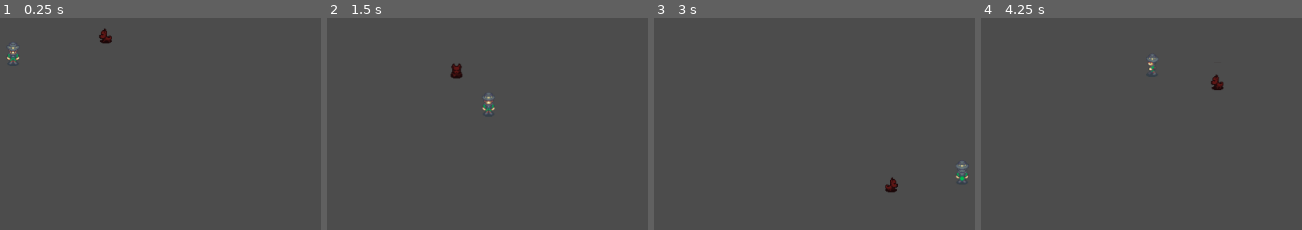
Above: before the commit, frames 1-4 (left to right).
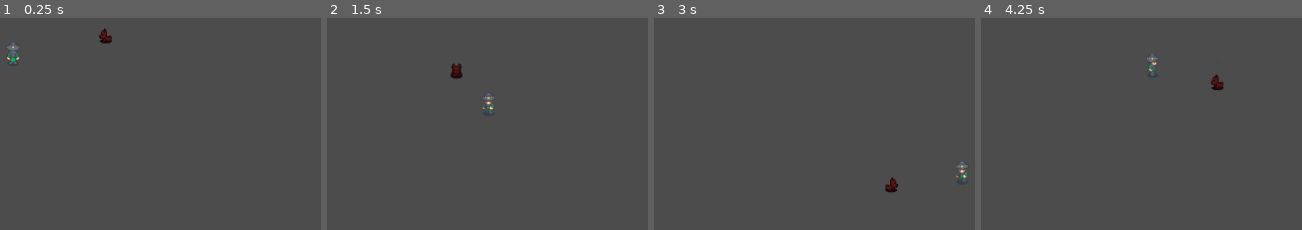
Above: after the commit, the same moments.

Repository: fleet3123/ggj2021
Game: Godot game, scene res://main.tscn
Same seed, same stepped clock (60 frames per second), same inputs: the game is played once before the commit and once after it.
Inputs (mouse positions are in pixels of both pictures, inside the frame that each line leads up to):
- Up to frame 1 (0.25 s): no input
- Up to frame 2 (1.5 s): tap Enter at 0.5 s; move the mouse to (outside the picture) at 0.52 s; hold D (move_right) 0.53-1.28 s; tap Space (interact) at 0.6, 1.25, 1.35 s; move the mouse to (471, 200) at 1.27 s; hold S (move_down) from 1.28 s (still down)
- Up to frame 3 (3 s): move the mouse to (outside the picture) at 2.02 s; release S (move_down) at 2.03 s; hold D (move_right) 2.03-2.78 s; tap Space (interact) at 2.1, 2.85 s; move the mouse to (outside the picture) at 2.77 s; hold W (move_up) from 2.78 s (still down)
- Up to frame 4 (4.25 s): move the mouse to (outside the picture) at 3.52 s; release W (move_up) at 3.53 s; hold A (move_left) from 3.53 s (still down); tap Space (interact) at 3.6 s

The runs differ from the first frame. In frame 1, less than 0.1% of the frame differs, in the area x 2-6%, y 13-21%; in frame 2, less than 0.1%; in frame 3, 0.1%, in the area x 94-99%, y 69-78%; in frame 4, 0.1%.

Commit message:
Player always facing towards the mouse

Diff:
--- a/Player.gd
+++ b/Player.gd
@@ -6,6 +6,8 @@
 var damage : int = 1
 
 var gold : int = 0
+
+var curr_lvl : int = 1
 var curr_xp : int = 0
 var xp_to_next_lvl : int = 50
 var xp_to_lvl_increas_rate : float = 1.2
@@ -15,69 +17,90 @@
 var vel : Vector2 = Vector2()
 var facing_dir : Vector2 = Vector2()
 
-onready var ray_cast = get_node ( "ray_cast2D" )
-onready var anim = get_node("AnimatedSprite")
+onready var ray_cast = $RayCast2D
+onready var anim = $AnimatedSprite
 
 func _physics_process ( delta ):
-	vel = Vector2()
+    vel = Vector2()
 
-	#inputs
-	if Input.is_action_pressed ( "move_up" ):
-		vel.y -= 1
-		facing_dir = Vector2.UP
-	if Input.is_action_pressed ( "move_down" ):
-		vel.y += 1
-		facing_dir = Vector2.DOWN
-	if Input.is_action_pressed ( "move_left" ):
-		vel.x -= 1
-		facing_dir = Vector2.LEFT
-	if Input.is_action_pressed ( "move_right" ):
-		vel.x += 1
-		facing_dir = Vector2.RIGHT
+#    get_viewport().get_mouse_position()
 
-	vel = vel.normalized()
+    facing_dir = position.direction_to ( get_global_mouse_position() )
+#    facing_dir.normalized()
+    var abs_x = abs ( facing_dir.x )
+    var abs_y = abs ( facing_dir.y )
+    if facing_dir.x > 0 && abs_x >= abs_y:
+        facing_dir = Vector2.RIGHT
+    elif facing_dir.x < 0 && abs_x >= abs_y:
+        facing_dir = Vector2.LEFT
+    elif facing_dir.y < 0 && abs_x <= abs_y:
+        facing_dir = Vector2.UP
+    elif facing_dir.y > 0 && abs_x <= abs_y:
+        facing_dir = Vector2.DOWN
+    #inputs
+    if Input.is_action_pressed ( "move_up" ):
+        vel.y -= 1
+#        facing_dir = Vector2.UP
+    if Input.is_action_pressed ( "move_down" ):
+        vel.y += 1
+#        facing_dir = Vector2.DOWN
+    if Input.is_action_pressed ( "move_left" ):
+        vel.x -= 1
+#        facing_dir = Vector2.LEFT
+    if Input.is_action_pressed ( "move_right" ):
+        vel.x += 1
+#        facing_dir = Vector2.RIGHT
 
-	if ( vel.length() == 0 && Input.is_action_pressed ( "interact" ) ):
-		play_animation ( "Interact" )
-	else:
-		# move the player
-		move_and_slide ( vel * move_speed )
+    vel = vel.normalized()
 
-		manage_animations()
+    if ( vel == Vector2.ZERO && Input.is_action_pressed ( "interact" ) ):
+        play_animation ( "Interact" )
+    else:
+        # move the player
+        move_and_slide ( vel * move_speed )
+
+        manage_animations()
 
 func manage_animations ():
 
-	if ( vel == Vector2.ZERO ):
-		if facing_dir.x == 1:
-			play_animation ( "IdleRight" )
-		elif facing_dir.x == -1:
-			play_animation ( "IdleLeft" )
-		elif facing_dir.y == 1:
-			play_animation ( "IdleUp" )
-		elif facing_dir.y == -1:
-			play_animation ( "IdleDown" )
-	else:
-		if vel.x > 0:
-			play_animation ( "MoveRight" )
-		elif vel.x < 0:
-			play_animation ( "MoveLeft" )
-		elif vel.y < 0:
-			play_animation ( "MoveUp" )
-		elif vel.y > 0:
-			play_animation ( "MoveDown" )
+    var dir = ""
+    if facing_dir.x == 1:
+        dir = "Right"
+    elif facing_dir.x == -1:
+        dir = "Left"
+    elif facing_dir.y == 1:
+        dir = "Down"
+    elif facing_dir.y == -1:
+        dir = "Up"
+
+    if ( vel == Vector2.ZERO ):
+        play_animation ( "Idle" + dir )
+    else:
+        play_animation ( "Move" + dir )
+
 
 func play_animation ( anim_name ):
-	if anim.animation != anim_name:
-		anim.play ( anim_name )
+    if anim.animation != anim_name:
+        anim.play ( anim_name )
 
 func give_xp ( amount ):
-	curr_xp += amount
+    curr_xp += amount
+
+    if curr_xp >= xp_to_next_lvl:
+        level_up()
+
+func level_up ():
+
+    var overflow_xp = curr_xp - xp_to_next_lvl
+    xp_to_next_lvl *= xp_to_lvl_increas_rate
+    curr_xp = overflow_xp
+    curr_lvl += 1
 
 func take_damage ( dmg_to_take ):
-	curr_hp -= dmg_to_take
+    curr_hp -= dmg_to_take
 
-	if curr_hp <= 0:
-		die()
+    if curr_hp <= 0:
+        die()
 
 func die():
-	get_tree().reload_current_scene()
+    get_tree().reload_current_scene()
